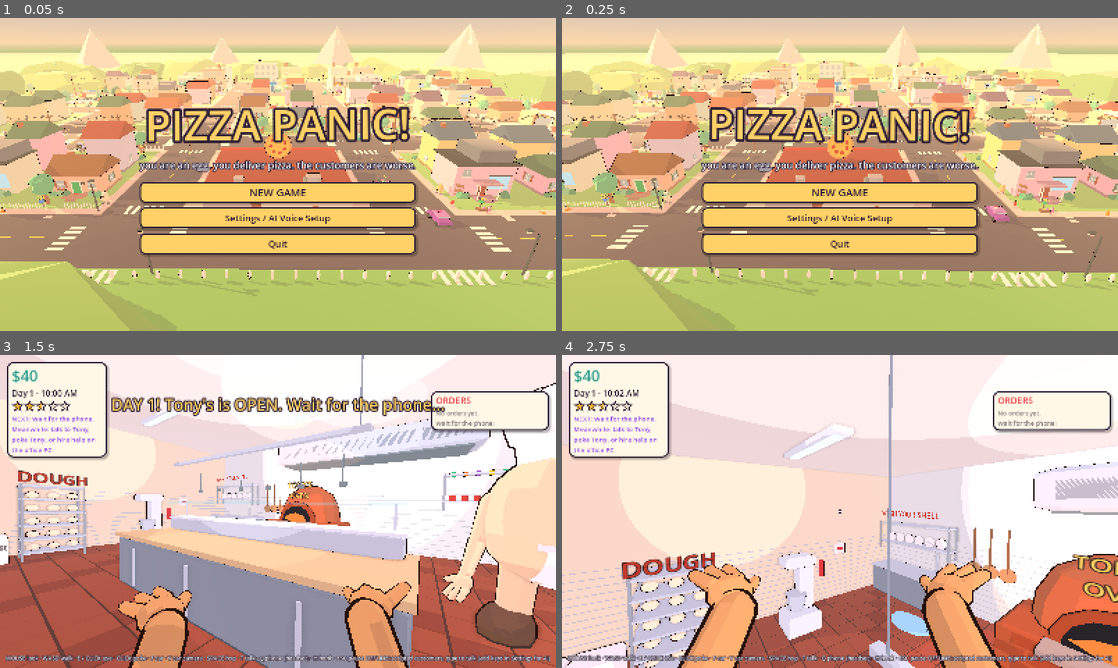
Above: before the commit, frames 1-4 (two rows, left to right).
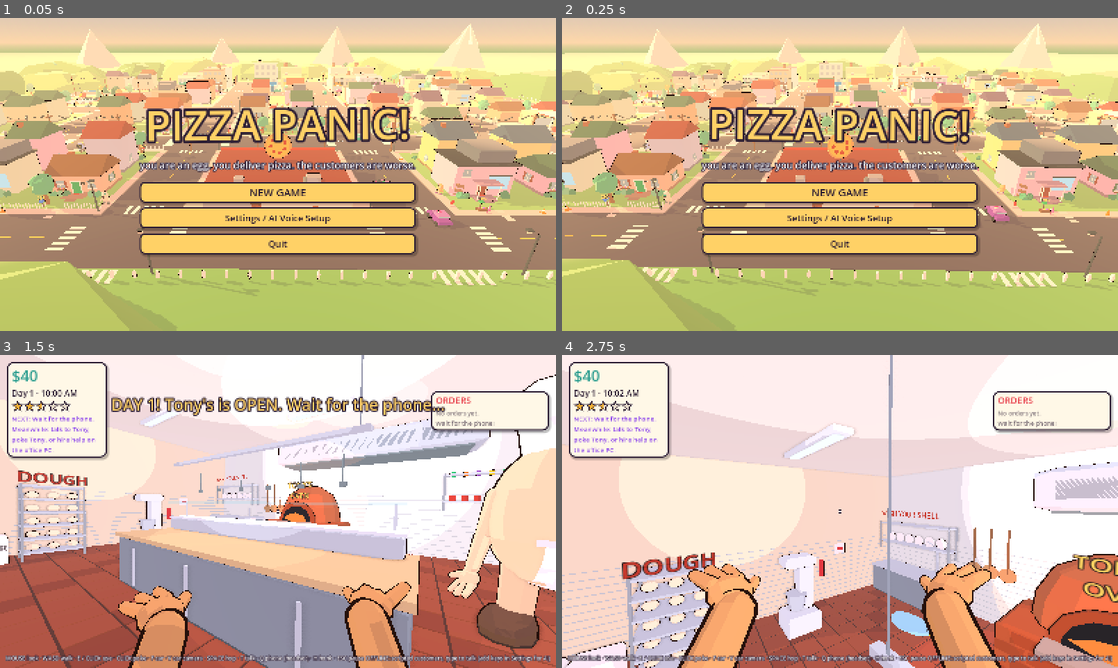
Above: after the commit, the same moments.

Repository: EliteBlackIce/testprojectbuild
Game: Godot game, scene res://scenes/main.tscn
The game is run twice, just before and just after one commit, with the same random seed, the same clock (stepped at 60 frames per second) and the same inputs.
Inputs (mouse positions are in pixels of both pictures, inside the frame that each line leads up to):
- Up to frame 1 (0.05 s): no input
- Up to frame 2 (0.25 s): no input
- Up to frame 3 (1.5 s): click "NEW GAME" at 0.5 s; tap Enter at 1.25 s; move the mouse to (305, 511) at 1.27 s; hold W (accelerate) from 1.28 s (still down); hold F (car) from 1.28 s (still down); click (305, 511) at 1.42 s
- Up to frame 4 (2.75 s): keep holding W (accelerate); tap Space (hop) at 1.52, 1.82, 2.27, 2.57 s; move the mouse to (812, 511) at 2.02 s; release F (car) at 2.03 s; tap Q (answer_phone) at 2.1 s; tap F (car) at 2.3 s

The runs differ from the first frame. In frame 1, less than 0.1% of the frame differs, in the area x 13-89%, y 23-63%; in frame 2, less than 0.1%; in frame 3, 1.4%, in the area x 79-100%, y 6-94%; in frame 4, nothing differs.

Commit message:
Trace the egg body silhouette from the concept art
The body profile is now a lookup table measured from the reference
picture: round top, nearly straight sides through the middle and a
wide blunt bottom (a soft bean/oval instead of a pointy egg). Body
variations between characters are clamped so everyone keeps that shape.

Co-Authored-By: Claude Opus 5.5 <noreply@anthropic.com>
Claude-Session: https://claude.ai/code/session_013kVFc28PVBNfKW8FGZvXiJ

Diff:
--- a/pizza-panic/scripts/art/shapes.gd
+++ b/pizza-panic/scripts/art/shapes.gd
@@ -115,17 +115,31 @@
 ## The character egg: a real egg profile (fat round bottom, narrower top),
 ## a little belly bulge in front and a flatter back, so it's not perfectly
 ## symmetrical. Origin at the bottom. Still faceted, just more facets.
-## Egg silhouette: radius (0..1.05 of R) at height yn (0 bottom .. 1 top).
-## Widest a bit below the middle, a blunt rounded bottom and a softer, narrower top,
-## like a real egg standing on its fat end.
+## The body silhouette, traced from the concept art: radius (0..1.1 of R) at height
+## yn (0 bottom .. 1 top). A soft bean/oval rather than a pointy egg: round top,
+## nearly straight sides through the middle, and a wide, blunt bottom.
+const EGG_TABLE := [
+	[0.0, 0.0], [0.012, 0.36], [0.03, 0.55], [0.055, 0.66], [0.083, 0.73], [0.108, 0.756],
+	[0.134, 0.79], [0.159, 0.832], [0.185, 0.866], [0.21, 0.89], [0.236, 0.916], [0.261, 0.937],
+	[0.287, 0.958], [0.312, 0.975], [0.363, 0.985], [0.414, 1.0], [0.465, 0.99], [0.516, 0.987],
+	[0.541, 0.979], [0.6, 0.955], [0.66, 0.92], [0.72, 0.878], [0.745, 0.845], [0.771, 0.81],
+	[0.796, 0.78], [0.822, 0.75], [0.847, 0.71], [0.873, 0.66], [0.898, 0.61], [0.924, 0.56],
+	[0.949, 0.49], [0.975, 0.37], [0.99, 0.24], [1.0, 0.0],
+]
+
+
 static func egg_profile(yn: float) -> float:
-	const WIDEST := 0.44
-	var u := (yn - WIDEST) / (WIDEST if yn < WIDEST else 1.0 - WIDEST)
-	var p := 2.3 if yn < WIDEST else 2.2
-	return 1.13 * pow(maxf(0.0, 1.0 - pow(absf(u), p)), 1.0 / p)
-
-
-static func body_egg(height := 1.45, radius := 0.5, belly := 0.1, segments := 18, rings := 14) -> ArrayMesh:
+	yn = clampf(yn, 0.0, 1.0)
+	for i in EGG_TABLE.size() - 1:
+		var a: Array = EGG_TABLE[i]
+		var b: Array = EGG_TABLE[i + 1]
+		if yn <= float(b[0]):
+			var t := (yn - float(a[0])) / maxf(float(b[0]) - float(a[0]), 0.0001)
+			return 1.1 * lerpf(float(a[1]), float(b[1]), t)
+	return 0.0
+
+
+static func body_egg(height := 1.45, radius := 0.5, belly := 0.1, segments := 20, rings := 18) -> ArrayMesh:
 	var key := "begg|%s|%s|%s|%d|%d" % [height, radius, belly, segments, rings]
 	if _cache.has(key):
 		return _cache[key]
--- a/pizza-panic/scripts/characters/egg_body.gd
+++ b/pizza-panic/scripts/characters/egg_body.gd
@@ -97,10 +97,11 @@
 	look = l
 	add_to_group("eggs")
 	_s = float(look.get("size", 1.0))
-	var stretch := float(look.get("stretch", 1.0))
+	# Everyone keeps the concept-art silhouette: only gentle taller/wider variations.
+	var stretch := clampf(float(look.get("stretch", 1.0)), 0.94, 1.08)
 	_h = 1.45 * stretch
-	_r = 0.5 / sqrt(stretch) * float(look.get("round", 1.0))
-	_belly = float(look.get("belly", 0.1))
+	_r = 0.5 / sqrt(stretch) * clampf(float(look.get("round", 1.0)), 0.95, 1.1)
+	_belly = minf(float(look.get("belly", 0.1)), 0.25) * 0.35
 	scale = Vector3.ONE * _s
 	var skin := Color(look.get("skin", "#e8b77a"))
 	var ghost: bool = look.get("ghost", false)
Binary file changed: pizza-panic/docs/screenshots/cast.png
Binary file changed: pizza-panic/docs/screenshots/egg_model.png
